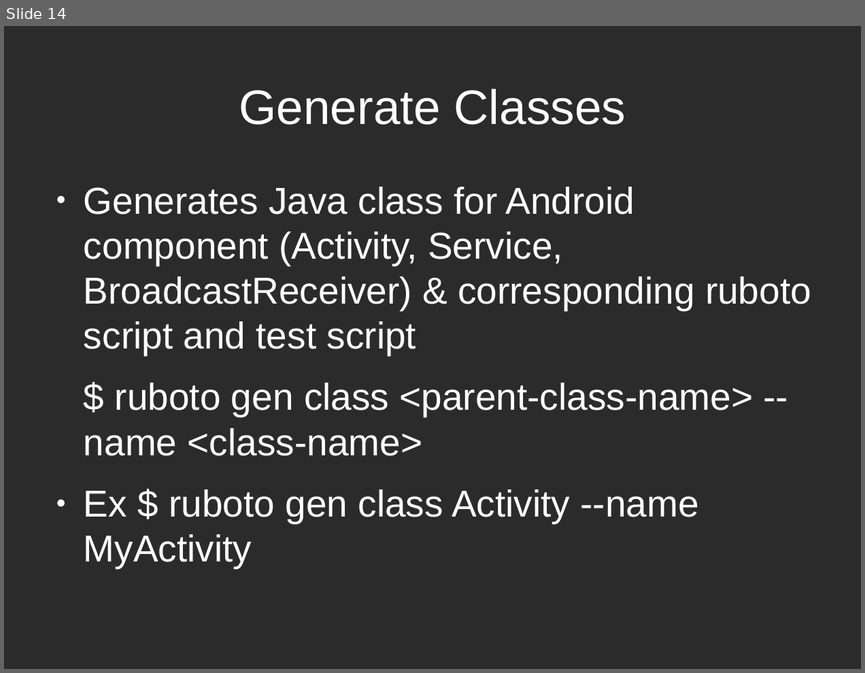
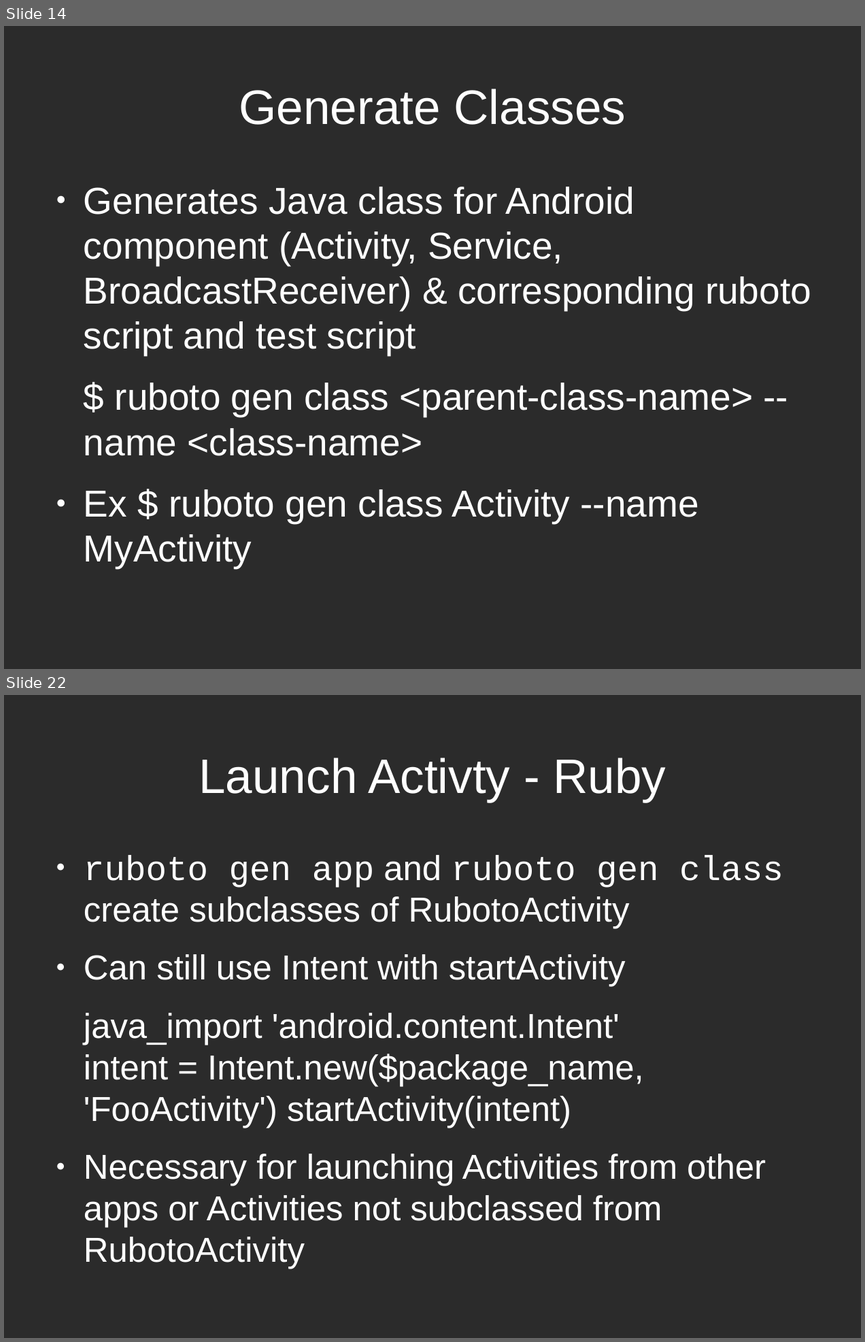
Before and after one commit to speakingcode/pres-ruboto, a slide deck: pres-ruboto.odp. Shown one above the other, each under a label of ours: slide 14 before the commit, slides 14 and 22 after it; the slides between them are not shown. The pictures are 865x673 and 865x1342 pixels, drawn with LibreOffice and Linux fonts; fonts in the diff are those of the drawing; background and template pictures are left out; a plain dark background stands for a picture behind light text. Boxes give left, top, right and bottom in pixels: in the first picture for what was removed or moved away, otherwise in the second. Text is boxed around its words. In the diff, an @@ line names an element or a change of style, - is before the commit and + after.

```diff
--- a/pres-ruboto.odp
+++ b/pres-ruboto.odp
@@ slide 22 added at bbox=[4, 695, 861, 1338], background picture (left out) @@
@@ title added at bbox=[198, 758, 666, 802], 44.8 pt, text #FFFFFF @@
+Launch Activty - Ruby
@@ text added at bbox=[84, 855, 783, 1227], 32.1 pt, text #FFFFFF @@
+● ruboto gen app and ruboto gen class create subclasses of RubotoActivity
+● Can still use Intent with startActivity
+java_import 'android.content.Intent'
+intent = Intent.new($package_name, 'FooActivity') startActivity(intent)
+● Necessary for launching Activities from other apps or Activities not subclassed from RubotoActivity
```
Also in this commit, not shown: 7 slides changed, 8 other slides added, 1 slide removed.
